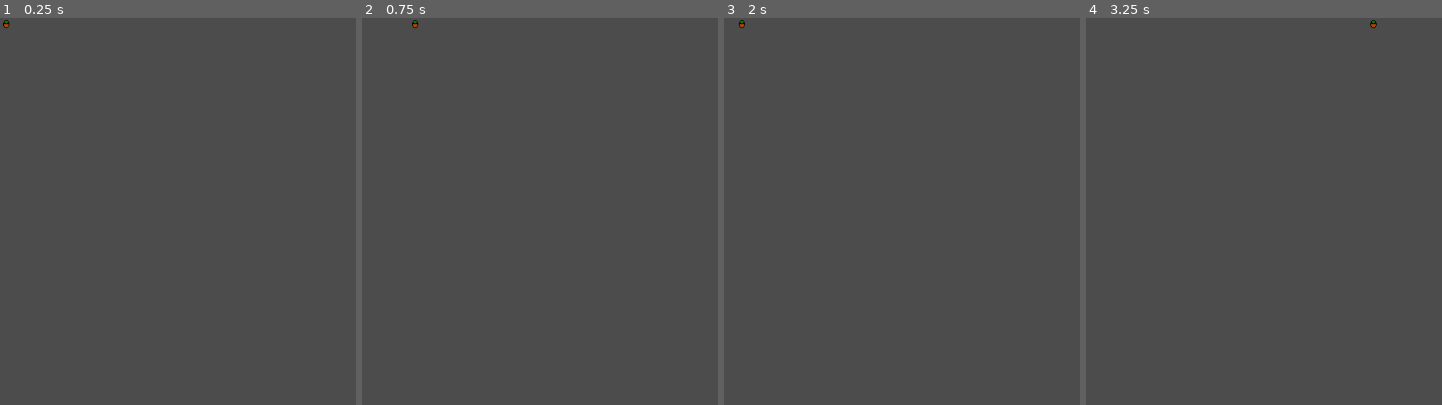
Above: before the commit, frames 1-4 (left to right).
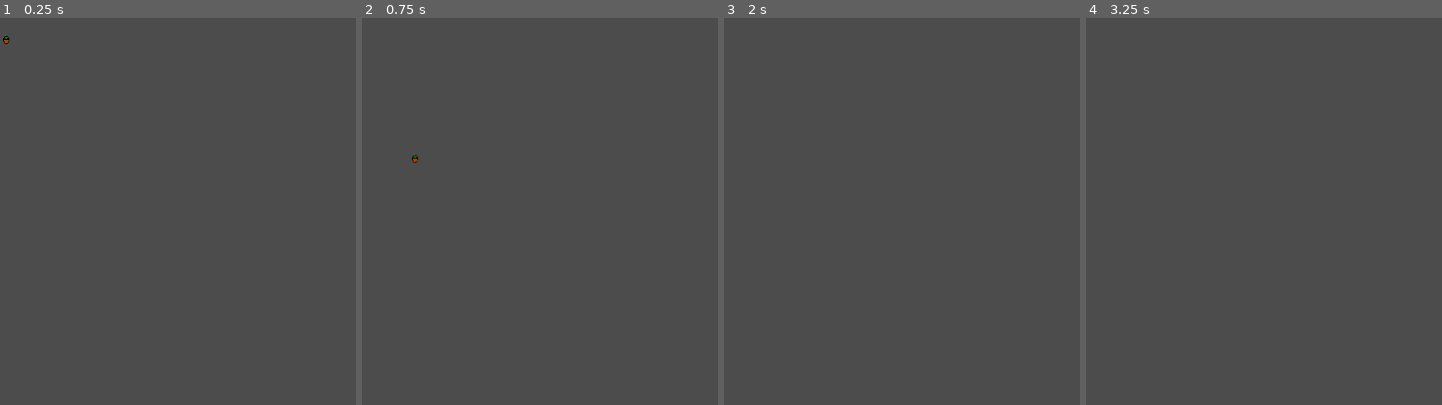
Above: after the commit, the same moments.

Repository: WKFO/Sinasi
Game: Godot game, scene res://Test.tscn
The game is run twice, just before and just after one commit, with the same random seed, the same clock (stepped at 60 frames per second) and the same inputs. Before the commit the project starts from res://TestWorld.tscn.
Inputs:
- Up to frame 1 (0.25 s): no input
- Up to frame 2 (0.75 s): tap Enter at 0.5 s; hold Right (ui_right) from 0.53 s (still down)
- Up to frame 3 (2 s): tap Space at 1.25 s; release Right (ui_right) at 1.28 s; hold Left (ui_left) from 1.28 s (still down)
- Up to frame 4 (3.25 s): tap Enter at 2 s; release Left (ui_left) at 2.03 s; hold Right (ui_right) from 2.03 s (still down); tap Space at 2.75 s

The runs differ from the first frame. In frame 1, less than 0.1% of the frame differs, in the area x 0-3%, y 0-7%; in frame 2, less than 0.1%; in frame 3, less than 0.1%; in frame 4, less than 0.1%.

Commit message:
refactor: Rename the parent test node

Diff:
--- a/KBodySinasi.gd
+++ b/KBodySinasi.gd
@@ -2,6 +2,7 @@
 var motion = Vector2()
 
 func _physics_process(delta):
+	motion.y += 10
 	if Input.is_action_pressed("ui_right"):
 		motion.x = 300
 	elif Input.is_action_pressed("ui_left"):
--- a/TestWorld.tscn
+++ b/Test.tscn
@@ -1,16 +1,16 @@
 [gd_scene load_steps=3 format=2]
 
-[ext_resource path="res://sinasi.png" type="Texture" id=1]
-[ext_resource path="res://KBodySinasi.gd" type="Script" id=2]
+[ext_resource path="res://KBodySinasi.gd" type="Script" id=1]
+[ext_resource path="res://sinasi.png" type="Texture" id=2]
 
-[node name="TestWorld" type="Node2D"]
+[node name="Test" type="Node2D"]
 position = Vector2( 8, 8 )
 __meta__ = {
 "_edit_group_": true
 }
 
 [node name="KBodySinasi" type="KinematicBody2D" parent="."]
-script = ExtResource( 2 )
+script = ExtResource( 1 )
 
 [node name="SpriteSinasi" type="Sprite" parent="KBodySinasi"]
-texture = ExtResource( 1 )
+texture = ExtResource( 2 )
--- a/project.godot
+++ b/project.godot
@@ -16,7 +16,7 @@
 [application]
 
 config/name="sinasi"
-run/main_scene="res://TestWorld.tscn"
+run/main_scene="res://Test.tscn"
 boot_splash/fullsize=false
 
 [locale]
